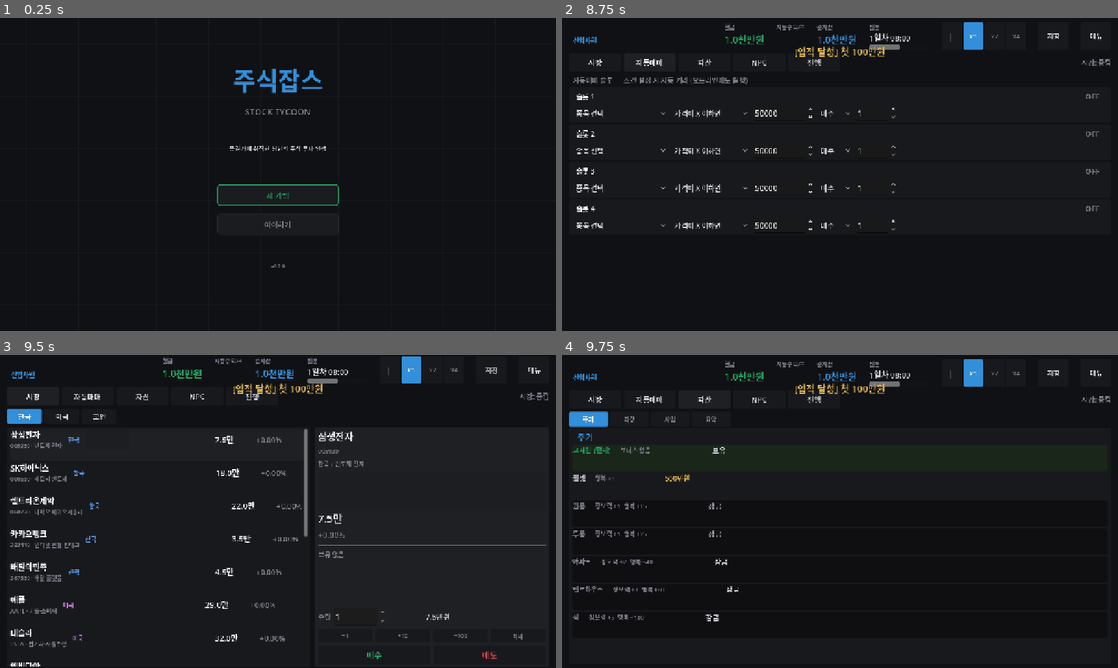
Above: before the commit, frames 1-4 (two rows, left to right).
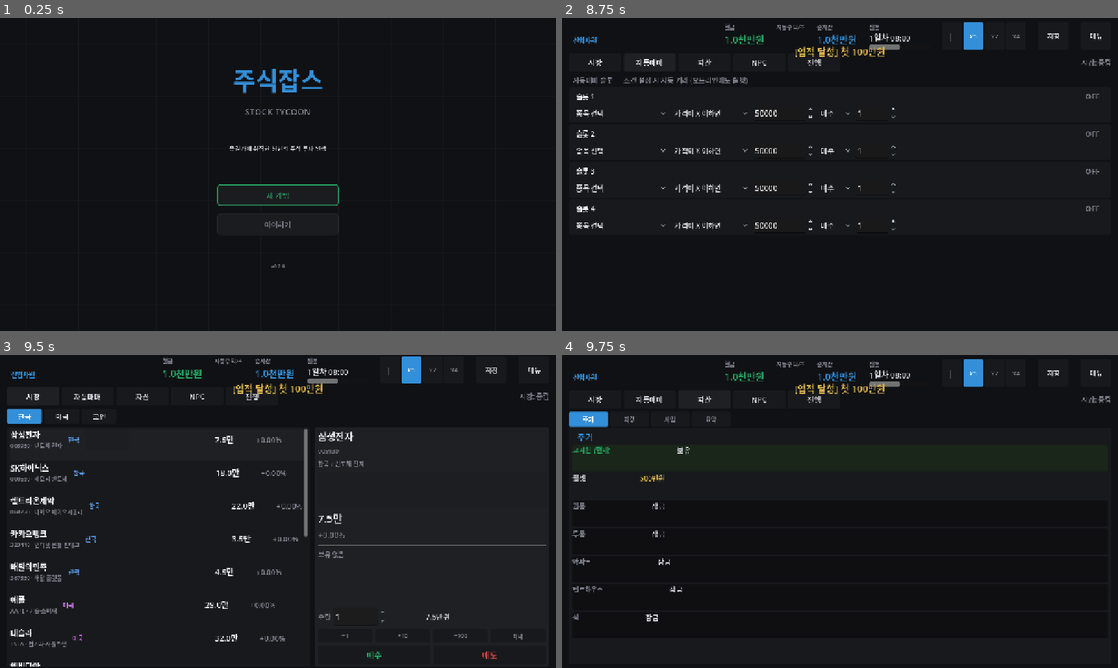
Above: after the commit, the same moments.

Repository: jettiy/StockTycoon
Game: Godot game, scene res://scenes/boot.tscn
Two runs of this game, one before a commit and one after it. Both use one fixed random seed, a clock stepped at 60 frames per second and the inputs below.
Inputs:
- Up to frame 1 (0.25 s): no input
- Up to frame 2 (8.75 s): click "새 게임" at 0.5 s; click "||" at 1.25 s; click ">" at 2 s; click "x1" at 2.75 s; click "x2" at 3.5 s; click "x4" at 4.25 s; click "저장" at 5 s; click "메뉴" at 5.75 s; click "새 게임" at 6.5 s; click "시장" at 7.25 s; click "자동매매" at 8 s
- Up to frame 3 (9.5 s): click "시장" at 8.75 s
- Up to frame 4 (9.75 s): click "자산" at 9.5 s

Frames 1-3 are identical in both runs. In frame 4, 0.8% of the frame differs, in the area x 4-32%, y 29-86%.

Commit message:
feat: 자산 상세 팝업 + 도트 이미지
1. 주거/차량 상세 팝업:
   - 클릭 시 직접 구매 대신 상세 팝업 표시
   - 좌측: 도트 이미지 (IconGenerator 또는 PNG 파일)
   - 우측: 이름, 가격, 효과(정보력/행복/임대수익), 구매/닫기 버튼
   - 잔액 부족 시 구매 버튼 비활성화
   - 시간 정지 (NPC 대화와 동일)

2. 도트 이미지 시스템:
   - _get_life_icon(): PNG 파일 우선 로드, 없으면 IconGenerator
   - 자전거.png → assets/images/vehicle_bicycle.png로 이동
   - 주거: IconGenerator.make_house_icon (고시원~섬)
   - 차량: IconGenerator.make_vehicle_icon (자전거~헬기)

3. 행 간소화:
   - 보너스 텍스트 제거 (상세 팝업에서 표시)
   - 이름 + 가격만 표시로 간결화

테스트: 32/32 통과

Diff:
--- a/scripts/MainGame.gd
+++ b/scripts/MainGame.gd
@@ -71,6 +71,15 @@
 var _asset_subtabs: HBoxContainer
 var _asset_housing_container: VBoxContainer
 var _asset_vehicle_container: VBoxContainer
+var _asset_detail_panel: PanelContainer
+var _asset_detail_icon: TextureRect
+var _asset_detail_name: Label
+var _asset_detail_desc: Label
+var _asset_detail_effects: Label
+var _asset_detail_price: Label
+var _asset_detail_buy_btn: Button
+var _selected_life_type: String = ""
+var _selected_life_id: String = ""
 
 # NPC 뷰
 var _npc_view: VBoxContainer
@@ -1028,7 +1037,8 @@
 	else:
 		btn.add_theme_stylebox_override("normal", _flat(COL_PANEL, 4))
 		btn.add_theme_stylebox_override("hover", _flat(COL_PANEL_LIGHT, 4))
-		btn.pressed.connect(_on_life_buy.bind(type, item["id"]))
+	# 클릭 시 상세 팝업 표시 (직접 구매 아님)
+	btn.pressed.connect(_on_life_selected.bind(type, item["id"]))
 
 	var hbox := HBoxContainer.new()
 	hbox.add_theme_constant_override("separation", 12)
@@ -1050,20 +1060,6 @@
 	var sp := Control.new()
 	sp.size_flags_horizontal = Control.SIZE_EXPAND_FILL
 	hbox.add_child(sp)
-
-	var bonus := Label.new()
-	var bt := ""
-	if item.get("energy_bonus", 0) > 0:
-		bt += "정보력 +%d  " % item["energy_bonus"]
-	if item.get("happiness", 0) > 0:
-		bt += "행복 +%d" % item["happiness"]
-	if bt == "":
-		bt = "보너스 없음"
-	bonus.text = bt
-	bonus.add_theme_font_size_override("font_size", 14)
-	bonus.add_theme_color_override("font_color", COL_TEXT_DIM)
-	bonus.vertical_alignment = VERTICAL_ALIGNMENT_CENTER
-	hbox.add_child(bonus)
 
 	var price := Label.new()
 	if is_cur:
@@ -1082,6 +1078,198 @@
 		price.add_theme_color_override("font_color", COL_GOLD)
 	hbox.add_child(price)
 	return btn
+
+
+## 주거/차량 선택 — 상세 팝업 표시
+func _on_life_selected(type: String, item_id: String) -> void:
+	_selected_life_type = type
+	_selected_life_id = item_id
+	_show_life_detail_popup(type, item_id)
+
+
+## 주거/차량 상세 팝업
+func _show_life_detail_popup(type: String, item_id: String) -> void:
+	var item: Dictionary
+	if type == "house":
+		item = GameManager.get_current_house()
+		for h in GameManager.get_housing_list():
+			if h["id"] == item_id:
+				item = h
+				break
+	else:
+		for v in GameManager.get_vehicle_list():
+			if v["id"] == item_id:
+				item = v
+				break
+	if item.is_empty():
+		return
+
+	var is_cur: bool = false
+	if type == "house":
+		is_cur = (GameManager.player["house"] == item_id)
+	else:
+		is_cur = (GameManager.player["vehicle"] == item_id)
+
+	GameClockManager.pause_for_event()
+
+	# 오버레이
+	var overlay := ColorRect.new()
+	overlay.color = Color(0, 0, 0, 0.85)
+	overlay.set_anchors_preset(Control.PRESET_FULL_RECT)
+	overlay.z_index = 70
+	add_child(overlay)
+
+	# 팝업
+	var popup := PanelContainer.new()
+	popup.set_anchors_preset(Control.PRESET_CENTER)
+	popup.custom_minimum_size = Vector2(520, 380)
+	popup.add_theme_stylebox_override("panel", _flat(COL_PANEL_LIGHT, 8))
+	popup.z_index = 71
+	add_child(popup)
+
+	var main_hbox := HBoxContainer.new()
+	main_hbox.add_theme_constant_override("separation", 16)
+	main_hbox.offset_left = 20
+	main_hbox.offset_top = 20
+	main_hbox.offset_right = -20
+	main_hbox.offset_bottom = -20
+	popup.add_child(main_hbox)
+
+	# 좌측: 도트 이미지
+	var icon := _get_life_icon(type, item_id)
+	if icon:
+		var icon_rect := TextureRect.new()
+		icon_rect.texture = icon
+		icon_rect.custom_minimum_size = Vector2(128, 128)
+		icon_rect.expand_mode = TextureRect.EXPAND_FIT_WIDTH_PROPORTIONAL
+		icon_rect.stretch_mode = TextureRect.STRETCH_KEEP_ASPECT_CENTERED
+		icon_rect.size_flags_vertical = Control.SIZE_SHRINK_CENTER
+		main_hbox.add_child(icon_rect)
+
+	# 우측: 정보 + 구매
+	var content := VBoxContainer.new()
+	content.add_theme_constant_override("separation", 6)
+	content.size_flags_horizontal = Control.SIZE_EXPAND_FILL
+	main_hbox.add_child(content)
+
+	# 이름
+	var name_lbl := Label.new()
+	name_lbl.text = item.get("name", "")
+	name_lbl.add_theme_font_size_override("font_size", 20)
+	name_lbl.add_theme_color_override("font_color", COL_TEXT_BRIGHT)
+	content.add_child(name_lbl)
+
+	# 상태 표시
+	if is_cur:
+		var cur_lbl := Label.new()
+		cur_lbl.text = "현재 보유 중"
+		cur_lbl.add_theme_font_size_override("font_size", 15)
+		cur_lbl.add_theme_color_override("font_color", COL_UP)
+		content.add_child(cur_lbl)
+
+	# 가격
+	var price_lbl := Label.new()
+	if item.get("price", 0) == 0:
+		price_lbl.text = "가격: 기본 제공"
+	elif is_cur:
+		price_lbl.text = "가격: 구매 완료"
+	else:
+		price_lbl.text = "가격: " + _fmt_won(float(item["price"]))
+	price_lbl.add_theme_font_size_override("font_size", 16)
+	price_lbl.add_theme_color_override("font_color", COL_GOLD)
+	content.add_child(price_lbl)
+
+	# 효과
+	var effects_text := ""
+	if item.get("energy_bonus", 0) > 0:
+		effects_text += "정보력 +%d  " % item["energy_bonus"]
+	if item.get("happiness", 0) > 0:
+		effects_text += "행복 +%d  " % item["happiness"]
+	if item.get("rental_income_per_day", 0) > 0:
+		effects_text += "임대수익 %s/일  " % _fmt_won_short(float(item["rental_income_per_day"]))
+
+	var effects_lbl := Label.new()
+	if effects_text == "":
+		effects_lbl.text = "특수 효과 없음"
+		effects_lbl.add_theme_color_override("font_color", COL_TEXT_DIM)
+	else:
+		effects_lbl.text = "효과: " + effects_text
+		effects_lbl.add_theme_color_override("font_color", COL_ACCENT)
+	effects_lbl.add_theme_font_size_override("font_size", 15)
+	content.add_child(effects_lbl)
+
+	# 빈 공간
+	var sp := Control.new()
+	sp.size_flags_vertical = Control.SIZE_EXPAND_FILL
+	content.add_child(sp)
+
+	# 버튼 행
+	var btn_row := HBoxContainer.new()
+	btn_row.add_theme_constant_override("separation", 8)
+	content.add_child(btn_row)
+
+	if not is_cur:
+		# 구매 버튼
+		var buy_btn := Button.new()
+		var price_val: float = float(item.get("price", 0))
+		buy_btn.text = "구매"
+		buy_btn.custom_minimum_size = Vector2(120, 42)
+		buy_btn.add_theme_font_size_override("font_size", 18)
+		buy_btn.add_theme_color_override("font_color", COL_UP)
+		if not GameManager.can_afford(price_val) and price_val > 0:
+			buy_btn.disabled = true
+			buy_btn.text = "잔액 부족"
+		buy_btn.pressed.connect(
+			func():
+				var r: Dictionary
+				if type == "house":
+					r = GameManager.buy_house(item_id)
+				else:
+					r = GameManager.buy_vehicle(item_id)
+				if r.get("success"):
+					AudioManager.play_buy()
+					_show_toast("구매 완료: %s" % item.get("name", ""))
+					_refresh_asset_view()
+				else:
+					AudioManager.play_error()
+					_show_toast("실패: " + r.get("reason", ""))
+				overlay.queue_free()
+				popup.queue_free()
+				GameClockManager.resume_from_event()
+		)
+		btn_row.add_child(buy_btn)
+
+	# 닫기 버튼
+	var close_btn := Button.new()
+	close_btn.text = "닫기"
+	close_btn.custom_minimum_size = Vector2(100, 42)
+	close_btn.add_theme_font_size_override("font_size", 16)
+	close_btn.add_theme_color_override("font_color", COL_TEXT_DIM)
+	close_btn.pressed.connect(
+		func():
+			overlay.queue_free()
+			popup.queue_free()
+			GameClockManager.resume_from_event()
+	)
+	btn_row.add_child(close_btn)
+
+
+## 주거/차량 아이콘 획득
+func _get_life_icon(type: String, item_id: String) -> Texture2D:
+	# 1. PNG 파일이 있으면 로드
+	var png_path := "res://assets/images/%s_%s.png" % [type, item_id]
+	if FileAccess.file_exists(png_path):
+		var img := Image.load_from_file(ProjectSettings.globalize_path(png_path))
+		if img:
+			return ImageTexture.create_from_image(img)
+
+	# 2. IconGenerator로 도트 아이콘 생성
+	var icon_gen := IconGenerator.new()
+	if type == "house":
+		return icon_gen.make_house_icon(item_id, 96)
+	elif type == "vehicle":
+		return icon_gen.make_vehicle_icon(item_id, 96)
+	return null
 
 
 # ═══════════════════════════════════════════════
Renamed: 자전거.png -> assets/images/vehicle_bicycle.png
